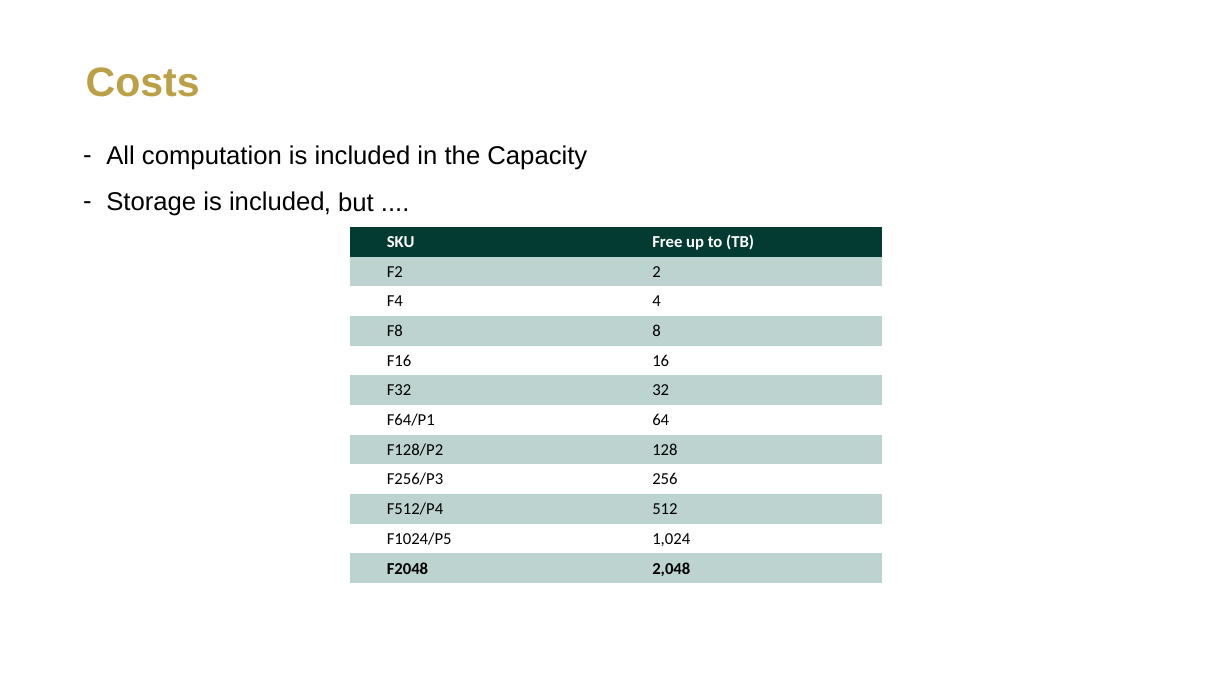
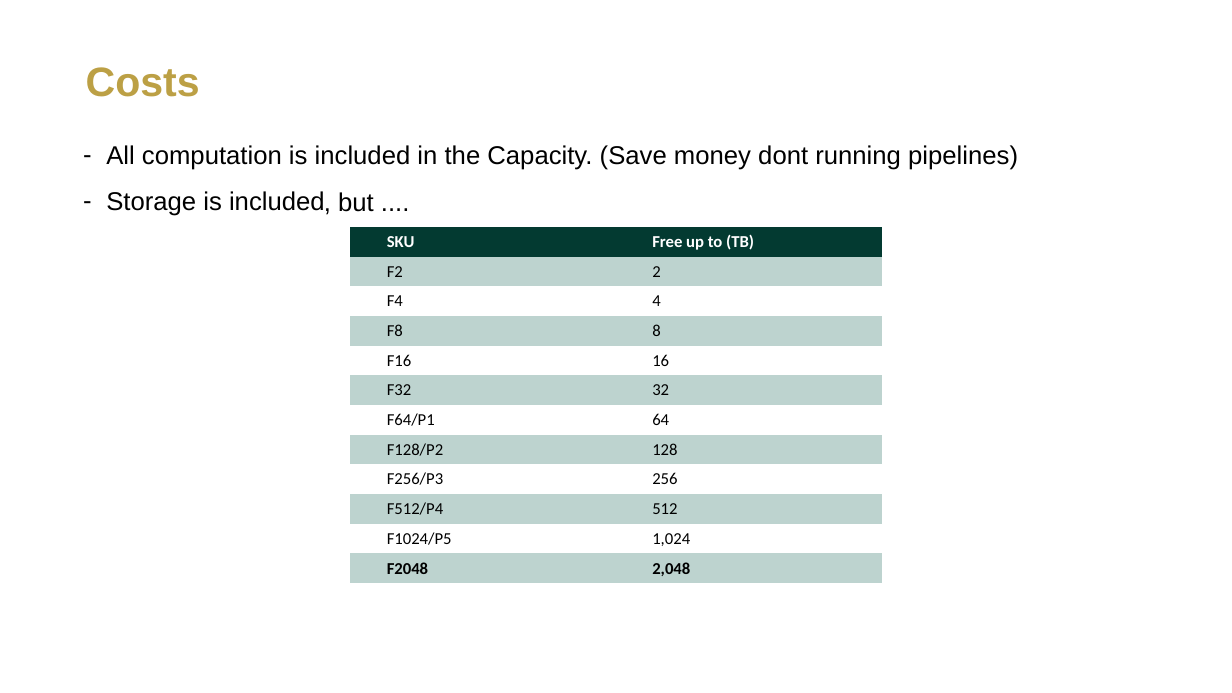
Before and after one commit to metxito/mastering-open-mirroring, a slide deck: slide 26 of documentation/under_edition/EMFCC25_SpeakerPPT_TemplateA_Styled.pptx (slide 25 before the commit). Drawn at 1232x693 pixels with LibreOffice and Linux fonts; fonts in the diff are those of the drawing; background and template pictures are left out. Boxes give left, top, right and bottom in pixels: in the first picture for what was removed or moved away, otherwise in the second. Text is boxed around its words. In the diff, an @@ line names an element or a change of style, - is before the commit and + after.

```diff
--- a/documentation/under_edition/EMFCC25_SpeakerPPT_TemplateA_Styled.pptx
+++ b/documentation/under_edition/EMFCC25_SpeakerPPT_TemplateA_Styled.pptx
@@ text at [106, 145, 1018, 170]: text changed @@
-– All computation is included in the Capacity
+– All computation is included in the Capacity. (Save money dont running pipelines)
```
Also in this commit, not shown: 18 other slides changed, 1 slide added, 4 other files.
